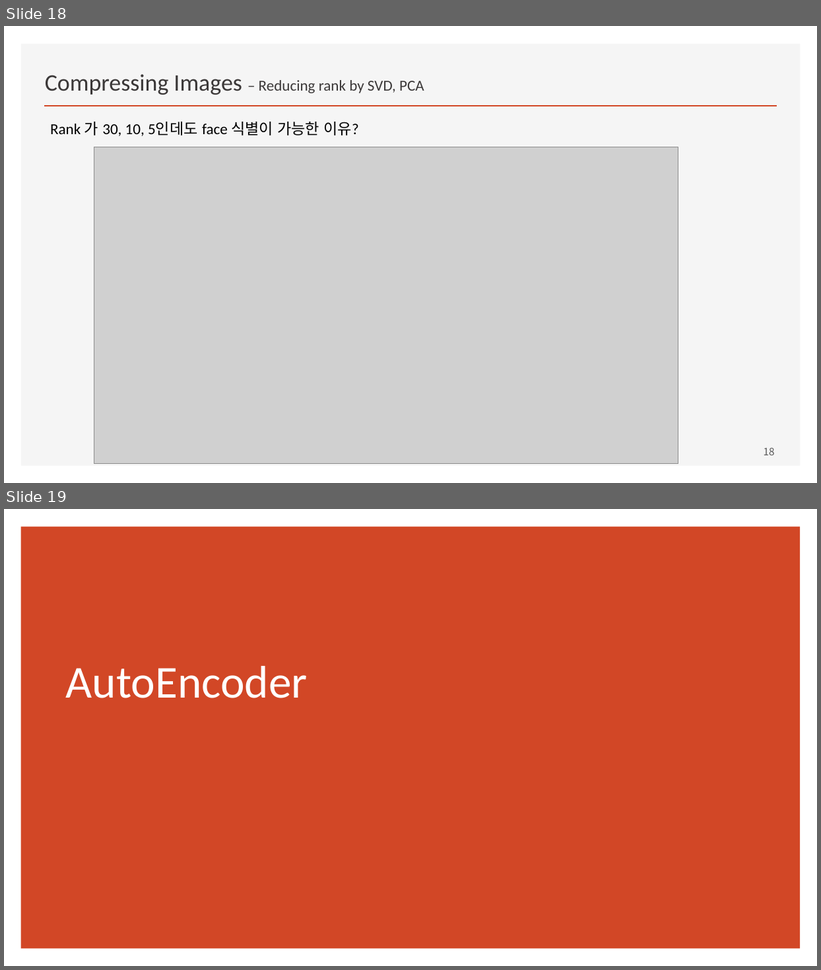
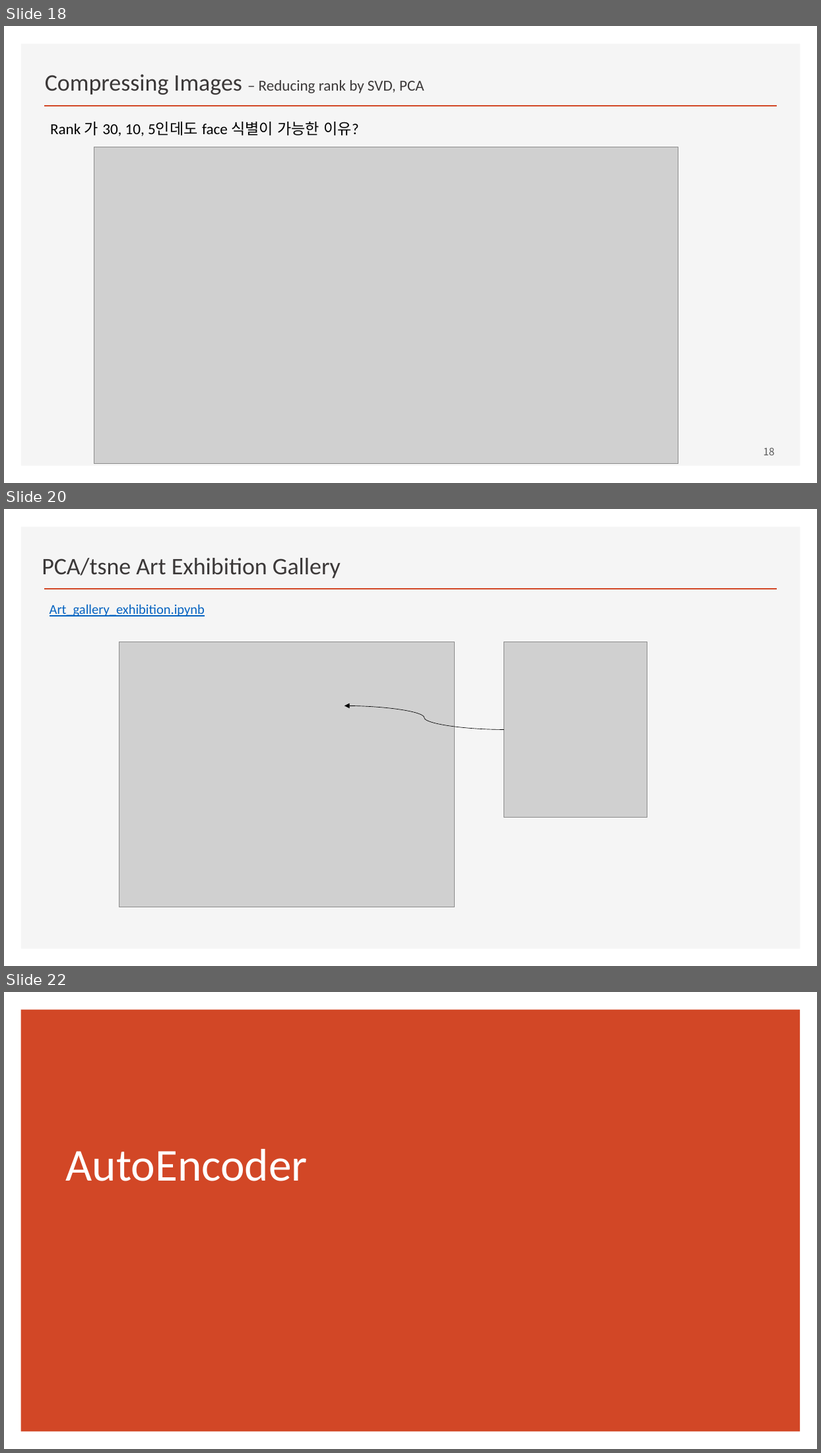
Before and after one commit to ancestor9/2026_Fall_Generative-Deep-Learning, a slide deck: Chapter 03 Variational Autoencoders.pptx. Shown one above the other, each under a label of ours: slides 18 and 19 before the commit, slides 18, 20 and 22 after it; the slides between them are not shown. The pictures are 821x970 and 821x1453 pixels, drawn with LibreOffice and Linux fonts; fonts in the diff are those of the drawing; grey boxes stand for pictures; background and template pictures are left out. Boxes give left, top, right and bottom in pixels: in the first picture for what was removed or moved away, otherwise in the second. Text is boxed around its words. In the diff, an @@ line names an element or a change of style, - is before the commit and + after.

```diff
--- a/Chapter 03 Variational Autoencoders.pptx
+++ b/Chapter 03 Variational Autoencoders.pptx
@@ slide 20 added at (4,509,817,966), background #FFFFFF; not listed: 2 template elements that a slide beside it also shows @@
@@ text added at (42,558,341,578), 28 pt, text #3B3838 @@
+PCA/tsne Art Exhibition Gallery
@@ text added at (50,604,205,617), 16 pt, text #0563C1, underline @@
+Art_gallery_exhibition.ipynb
@@ picture added at (120,642,455,908) @@
@@ picture added at (504,642,648,818) @@
@@ curved arrow added from (504, 730) to (345, 706), #000000 0.5 pt @@
@@ what was slide 19 is now slide 22 @@
```
Also in this commit, not shown: 2 other slides added.
